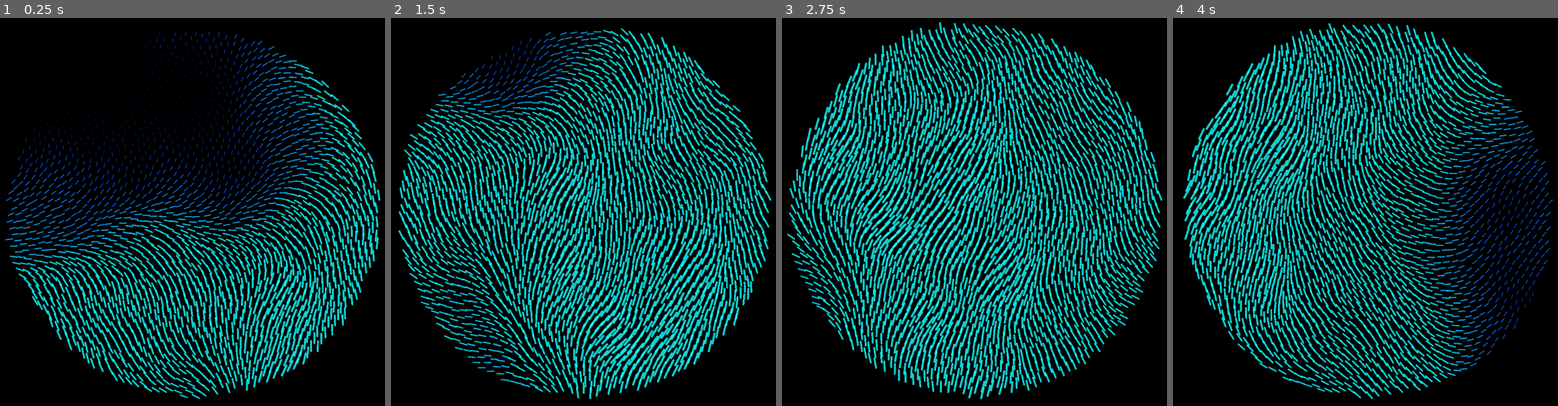
Above: before the commit, frames 1-4 (left to right).
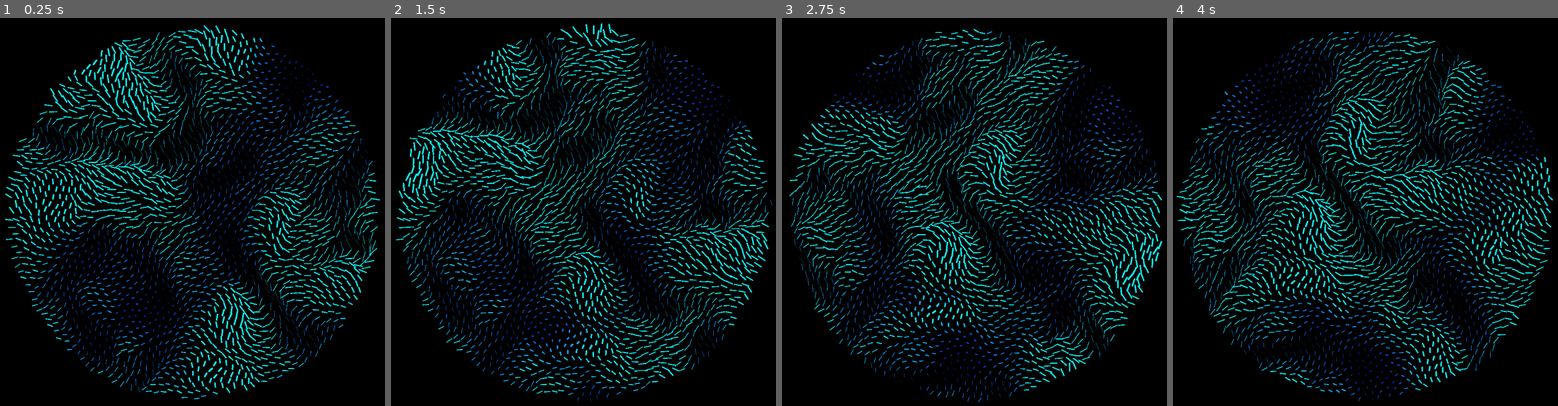
Above: after the commit, the same moments.

Repository: sourencho/vec_field_godot
Game: Godot game, scene res://multi_mesh_instance2d_demo.tscn
Two runs of this game, one before a commit and one after it. Both use one fixed random seed, a clock stepped at 60 frames per second and the inputs below. The engine's default icon, where the game draws it, is replaced by a stand-in: a white triangle on a blue panel in a dark square.
Inputs:
- Up to frame 1 (0.25 s): no input
- Up to frame 2 (1.5 s): no input
- Up to frame 3 (2.75 s): no input
- Up to frame 4 (4 s): no input

The runs differ from the first frame. In frame 1, 27% of the frame differs, in the area x 1-99%, y 1-99%; in frame 2, 36%; in frame 3, 39%, in the area x 1-99%, y 1-100%; in frame 4, 33%.

Commit message:
Use different noise and adjust params

Diff:
--- a/project/multi_mesh_instance2d_demo.gd
+++ b/project/multi_mesh_instance2d_demo.gd
@@ -19,7 +19,6 @@
 	var multi_mesh = _multi_mesh_instance.multimesh
 	multi_mesh.mesh = _mesh_instance.mesh
 	var screen_size = get_viewport_rect().size
-	var mesh_size = Vector2(10,10)
 
 	var width = 900.0
 	var height = 900.0
--- a/project/multi_mesh_instance2d_demo.tscn
+++ b/project/multi_mesh_instance2d_demo.tscn
@@ -8,28 +8,33 @@
 seed = 1
 
 [sub_resource type="FastNoiseLite" id="FastNoiseLite_hsqoa"]
+seed = 1
+fractal_type = 2
 
 [sub_resource type="NoiseTexture2D" id="NoiseTexture2D_dwvxh"]
+width = 1024
+height = 1024
+invert = true
 seamless = true
+seamless_blend_skirt = 0.2
 noise = SubResource("FastNoiseLite_hsqoa")
 
 [sub_resource type="FastNoiseLite" id="FastNoiseLite_rtw5c"]
+fractal_octaves = 6
 
 [sub_resource type="NoiseTexture2D" id="NoiseTexture2D_x1h5r"]
 seamless = true
 noise = SubResource("FastNoiseLite_rtw5c")
 
-[sub_resource type="FastNoiseLite" id="FastNoiseLite_3ylod"]
-
-[sub_resource type="NoiseTexture2D" id="NoiseTexture2D_jo6yf"]
-seamless = true
-noise = SubResource("FastNoiseLite_3ylod")
-
 [sub_resource type="ShaderMaterial" id="ShaderMaterial_af6fg"]
 shader = ExtResource("2_d6elk")
+shader_parameter/strength = 0.8
+shader_parameter/noise_scale = 6.0
+shader_parameter/noise_scale_b = 3.0
+shader_parameter/noise_speed = 90.0
+shader_parameter/noise_speed_b = 70.0
 shader_parameter/NOISE_PATTERN_A = SubResource("NoiseTexture2D_dwvxh")
 shader_parameter/NOISE_PATTERN_B = SubResource("NoiseTexture2D_x1h5r")
-shader_parameter/NOISE_PATTERN_C = SubResource("NoiseTexture2D_jo6yf")
 
 [sub_resource type="ArrayMesh" id="1"]
 _surfaces = [{
@@ -51,6 +56,11 @@
 
 [sub_resource type="ShaderMaterial" id="ShaderMaterial_7ge31"]
 shader = ExtResource("2_d6elk")
+shader_parameter/strength = 0.8
+shader_parameter/noise_scale = 6.0
+shader_parameter/noise_scale_b = 3.0
+shader_parameter/noise_speed = 90.0
+shader_parameter/noise_speed_b = 70.0
 
 [node name="scene" type="Node2D"]
 script = ExtResource("1")
--- a/project/test.gdshader
+++ b/project/test.gdshader
@@ -2,7 +2,12 @@
 
 uniform sampler2D NOISE_PATTERN_A;
 uniform sampler2D NOISE_PATTERN_B;
-uniform sampler2D NOISE_PATTERN_C;
+
+uniform float strength = 0.8;
+uniform float noise_scale = 6.0;
+uniform float noise_scale_b = 3.0;
+uniform float noise_speed = 90.0;
+uniform float noise_speed_b = 70.0;
 
 const float squared_threshold = (0.1 * 0.1); //threshold value, squared
 
@@ -39,9 +44,6 @@
 	// Get pixel coord
 	vec2 st = UV.xy;
 
-	float noise_scale = 10.0;
-	float speed = 40.0;
-
 	// ====================================
 
 	// Break space into parts
@@ -56,12 +58,11 @@
 	// ====================================
 
 	// Sample texture
-	float tex_a = texture(NOISE_PATTERN_A, fract((custom_data.xy) / noise_scale + TIME/speed)).x;
-	float tex_b = texture(NOISE_PATTERN_B, fract((custom_data.xy) / noise_scale + TIME/speed)).x;
-	float tex_c = texture(NOISE_PATTERN_C, fract((custom_data.xy) / noise_scale + TIME/speed)).x;
+	float tex_a = texture(NOISE_PATTERN_A, fract((custom_data.xy) / noise_scale + TIME/noise_speed)).x;
+	float tex_b = texture(NOISE_PATTERN_B, fract((custom_data.xy) / noise_scale_b - TIME/noise_speed_b)).x;
 	float base = 0.5;
 	float angle = 2.*PI*tex_a;
-	vec2 dir = normalize(vec2(cos(angle), sin(angle)))/2.*tex_b;
+	vec2 dir = normalize(vec2(cos(angle), sin(angle)))/2.*tex_b*strength;
 	vec2 v1 = vec2(base,base);
 	vec2 v2 = vec2(base+dir.x, base+dir.y);
 
@@ -70,7 +71,7 @@
 	// Draw lines
 	vec2 p = st_d;
 
-    float th = 0.05 * tex_a;
+    float th = 0.04 * tex_a;
 
 	float s = udSegment(p, v1, v2) - th;
 
@@ -83,7 +84,7 @@
 
 	// Mix line with unique instance color
 	float c = r; // * box;
-	float a = 0.8;
+	float a = 0.9;
 
 	// ====================================
 	// Make black tansparent
@@ -93,16 +94,16 @@
 
 	// ====================================
 
-	float col_angle = mod(TIME/8., 2.*PI);
+	float col_angle = mod(TIME/1., 2.*PI);
 	float col_radius = 0.9;
 	vec3 color = hsb2rgb(vec3((col_angle/(2.*PI))+0.5,col_radius,1.0));
 	color.g = 1.0;
 	color.b = 1.0;
 
 	// ====================================
-	float amp = 3.;
-	vec3 line_color = vec3(tex_b*0.1,c*tex_a*tex_b*amp,c*tex_a*amp);
+	float amp = 4.;
+	vec3 line_color = vec3(c*tex_a*0.1,c*tex_a*tex_b*amp,c*tex_a*amp);
 
-	vec3 out_color = mix(line_color, color, 0.0);
+	vec3 out_color = mix(line_color, color, 0.);
 	COLOR = vec4(out_color,a);
 }
Not shown: 1 places in project/multi_mesh_instance2d_demo.tscn that only renumber resources
Not shown, added: screenshots/vecs.mov
